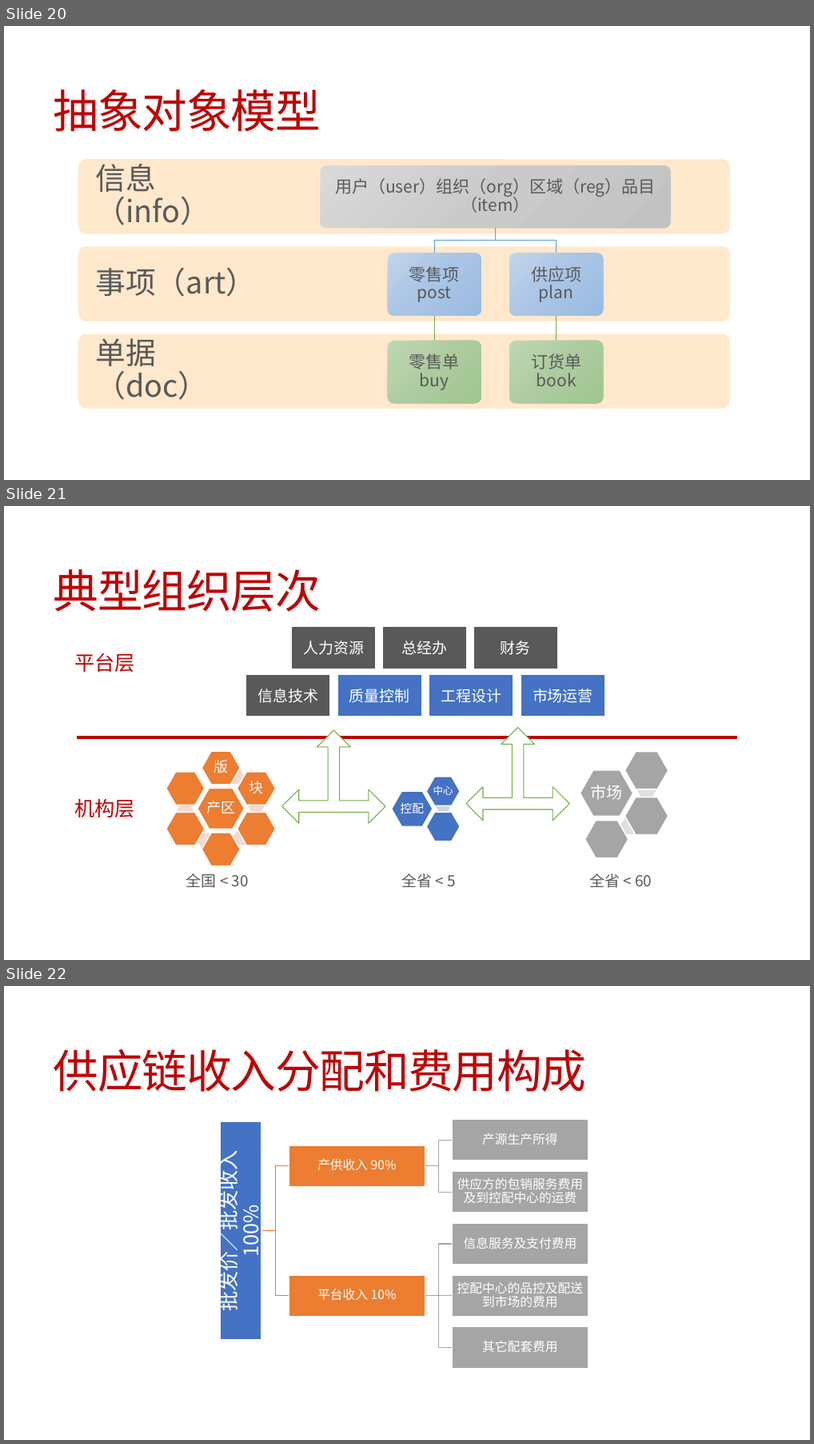
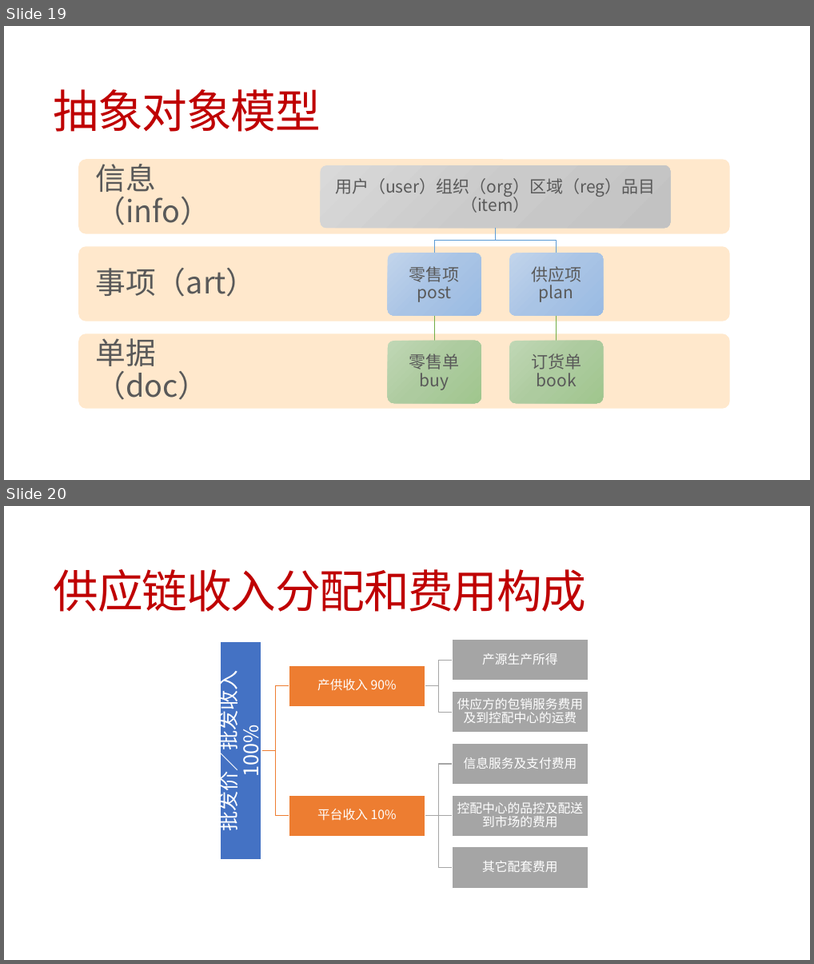
Before and after one commit to jzgi/chainsmart, a slide deck: Docs/品链供销平台.pptx. Shown one above the other, each under a label of ours: slides 20, 21 and 22 before the commit, slides 19 and 20 after it. The pictures are 814x1444 and 814x964 pixels, drawn with LibreOffice and Linux fonts; fonts in the diff are those of the drawing. Boxes give left, top, right and bottom in pixels: in the first picture for what was removed or moved away, otherwise in the second. Text is boxed around its words. In the diff, an @@ line names an element or a change of style, - is before the commit and + after.

```diff
--- a/Docs/品链供销平台.pptx
+++ b/Docs/品链供销平台.pptx
@@ slide 21 removed at box(4, 506, 810, 960), background #FFFFFF @@
@@ title removed at box(54, 569, 321, 612) @@
-典型组织层次
@@ rectangle removed at box(291, 626, 376, 668) @@
-人力资源
@@ rectangle removed at box(382, 626, 467, 668) @@
-总经办
@@ rectangle removed at box(474, 626, 558, 668) @@
-财务
@@ text removed at box(75, 653, 136, 672) @@
-平台层
@@ rectangle removed at box(246, 674, 330, 716) @@
-信息技术
@@ rectangle removed at box(338, 674, 422, 716) @@
-质量控制
@@ rectangle removed at box(430, 674, 514, 716) @@
-工程设计
@@ rectangle removed at box(522, 674, 606, 716) @@
-市场运营
@@ rectangle removed at box(77, 736, 738, 739) @@
@@ left right up arrow removed at box(282, 730, 386, 823) @@
@@ left right up arrow removed at box(466, 728, 570, 820) @@
@@ group removed at box(166, 751, 276, 866): 12 hexagons, 3 texts @@
-产区
-版
-块
@@ text removed at box(75, 798, 136, 817) @@
-机构层
@@ group removed at box(392, 776, 460, 840): 4 hexagons, 2 texts @@
-控配
-中心
@@ group removed at box(581, 752, 669, 857): 6 hexagons, 1 text @@
-市场
@@ text removed at box(186, 873, 249, 888) @@
-全国 < 30
@@ text removed at box(402, 873, 456, 888) @@
-全省 < 5
@@ text removed at box(590, 873, 652, 888) @@
-全省 < 60
@@ what was slide 20 is now slide 19 @@
@@ what was slide 22 is now slide 20 @@
```
Also in this commit, not shown: 2 slides added, 6 other slides removed, 13 other files.
